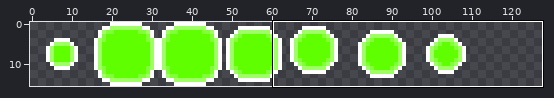
Edited in one commit: sprite sheet (assets/imgs/orb_boing.png). The first picture is a wide view before the edit; the outline marks the close-up.
Close-up. Before:
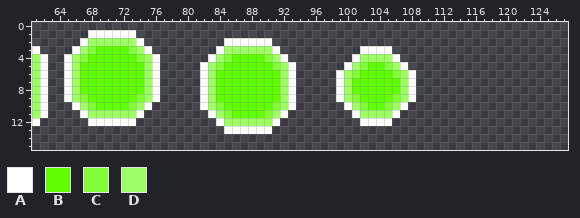
The file is 128x16 pixels. Shown: x 61..127, y 0..15. The old version is drawn lined up with the new one.
Palette (. is transparent): A #ffffff  B #5fff00  C #81fe37  D #9eff65
Pixels before, first column x 61:
 1 .......AAAAAA...................................
 2 ......ADDDDDDA..........AAAAAA..................
 3 A....ADCBBBBCDA........ADDDDDDA..........AAAA...
 4 DA..ADCBBBBBBCDA......ADCBBBBCDA........ADDDDA..
 5 DA..ADBBBBBBBBDA.....ADCBBBBBBCDA......ADCBBCDA.
 6 DA..ADBBBBBBBBDA.....ADBBBBBBBBDA.....ADCBBBBCDA
 7 DA..ADBBBBBBBBDA.....ADBBBBBBBBDA.....ADBBBBBBDA
 8 DA..ADBBBBBBBBDA.....ADBBBBBBBBDA.....ADBBBBBBDA
 9 DA..ADCBBBBBBCDA.....ADBBBBBBBBDA.....ADCBBBBCDA
10 DA...ADCBBBBCDA......ADCBBBBBBCDA......ADCBBCDA.
11 DA....ADDDDDDA........ADCBBBBCDA........ADDDDA..
12 A......AAAAAA..........ADDDDDDA..........AAAA...
13 ........................AAAAAA..................
After the commit:
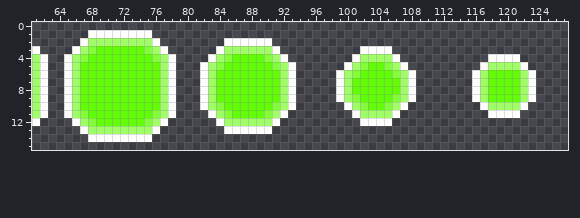
From old to new:
{"change": "drawings rearranged on the sheet (the old picture shows each at its new place; 1 dropped ones are not shown)"}
{"y":1,"x":74,"old":"..","new":"AA"}
{"y":2,"x":74,"old":"A..","new":"DDA"}
{"y":3,"x":73,"old":"CDA..","new":"BBCDA"}
{"y":4,"x":74,"old":"CDA..","new":"BBCDA"}
{"y":4,"x":118,"old":"....","new":"AAAA"}
{"y":5,"x":75,"old":"DA..","new":"BBDA"}
{"y":5,"x":117,"old":"......","new":"ADDDDA"}
{"y":6,"x":75,"old":"DA..","new":"BBDA"}
{"y":6,"x":116,"old":"........","new":"ADBBBBDA"}
{"y":7,"x":75,"old":"DA..","new":"BBDA"}
{"y":7,"x":116,"old":"........","new":"ADBBBBDA"}
{"y":8,"x":75,"old":"DA..","new":"BBDA"}
{"y":8,"x":116,"old":"........","new":"ADBBBBDA"}
{"y":9,"x":67,"old":"C","new":"B"}
{"y":9,"x":74,"old":"CDA..","new":"BBBDA"}
{"y":9,"x":116,"old":"........","new":"ADBBBBDA"}
{"y":10,"x":65,"old":".ADC","new":"ADBB"}
{"y":10,"x":73,"old":"CDA...","new":"BBBBDA"}
{"y":10,"x":117,"old":"......","new":"ADDDDA"}
{"y":11,"x":65,"old":"..ADDDDDDA....","new":"ADCBBBBBBBBCDA"}
{"y":11,"x":118,"old":"....","new":"AAAA"}
{"y":12,"x":66,"old":"..AAAAAA....","new":"ADCBBBBBBCDA"}
{"y":13,"x":67,"old":"..........","new":"ADDDDDDDDA"}
{"y":14,"x":68,"old":"........","new":"AAAAAAAA"}
{"label":"changed","picture_box":[64,30,176,142]}
{"label":"added","picture_box":[472,54,536,118]}
